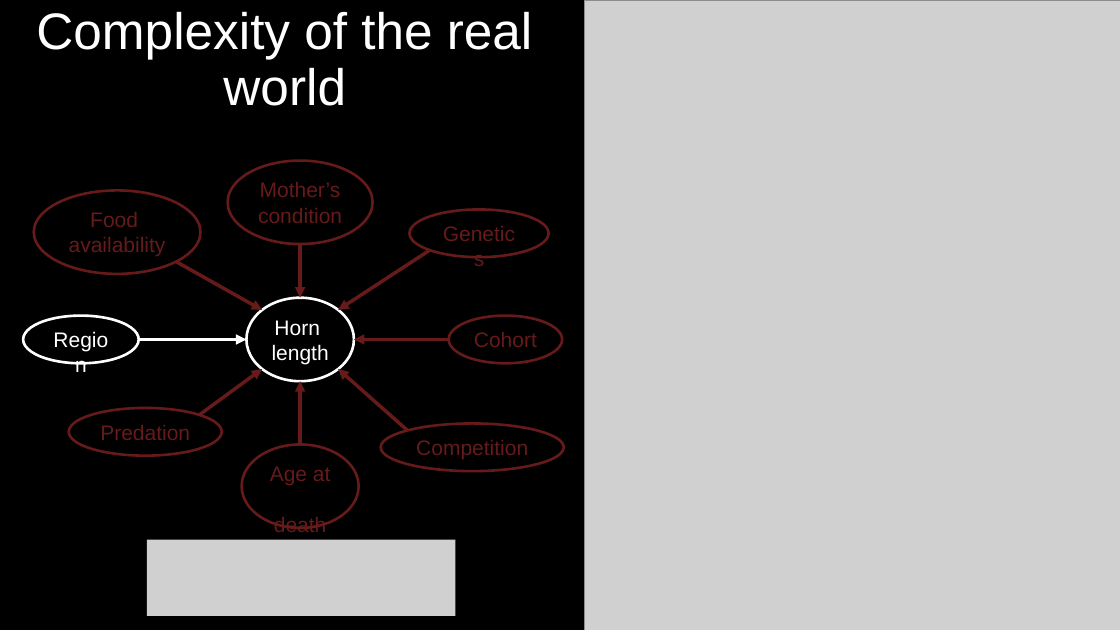
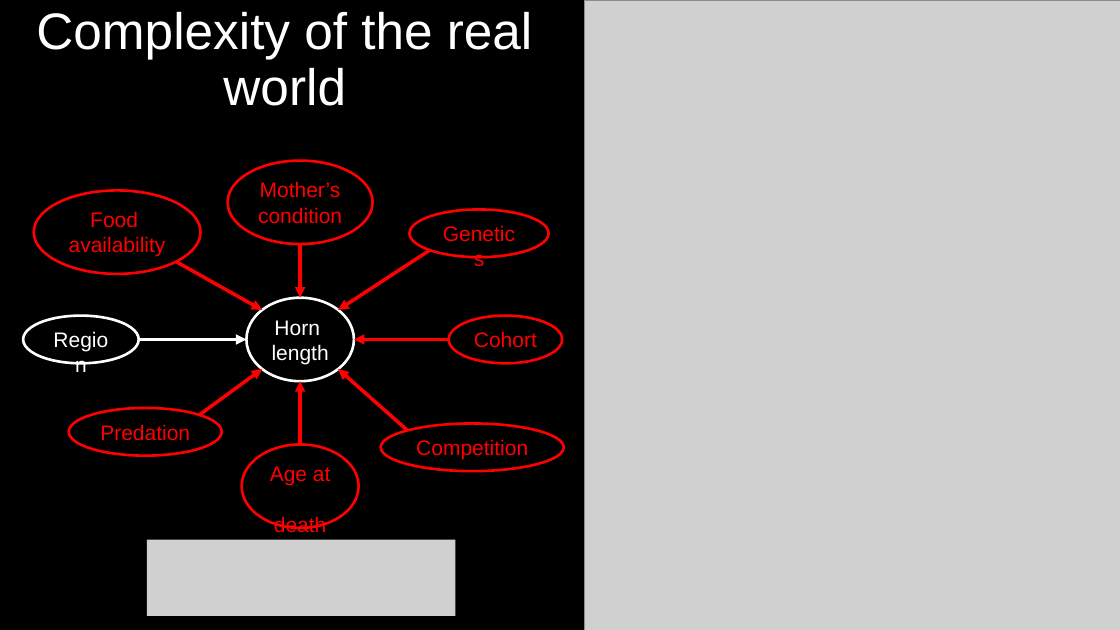
Before and after one commit to DeonRoos/stats-for-biologists, a slide deck: slide 4 of Lecture 9 - Multivariate LM/Slides/Lecutre 7.1 Multiple LM theory.pptx. Drawn at 1120x630 pixels with LibreOffice and Linux fonts; fonts in the diff are those of the drawing; grey boxes stand for pictures. Boxes give left, top, right and bottom in pixels: in the first picture for what was removed or moved away, otherwise in the second. Text is boxed around its words. In the diff, an @@ line names an element or a change of style, - is before the commit and + after.

```diff
--- a/Lecture 9 - Multivariate LM/Slides/Lecutre 7.1 Multiple LM theory.pptx
+++ b/Lecture 9 - Multivariate LM/Slides/Lecutre 7.1 Multiple LM theory.pptx
@@ arrow (176, 261) - (262, 310): stroke #661A1A 3 pt to #FF0000 3 pt @@
@@ arrow (300, 245) - (300, 297): stroke #661A1A 3 pt to #FF0000 3 pt @@
@@ arrow (430, 250) - (339, 310): stroke #661A1A 3 pt to #FF0000 3 pt @@
@@ arrow (449, 339) - (354, 339): stroke #661A1A 3 pt to #FF0000 3 pt @@
@@ arrow (199, 415) - (262, 369): stroke #661A1A 3 pt to #FF0000 3 pt @@
@@ arrow (300, 444) - (300, 381): stroke #661A1A 3 pt to #FF0000 3 pt @@
@@ arrow (408, 430) - (339, 369): stroke #661A1A 3 pt to #FF0000 3 pt @@
@@ text colour #661A1A to #FF0000; outline #661A1A 2.25 pt to #FF0000 2.25 pt in 7 elements at <box>449,316,562,364</box>, <box>409,209,549,257</box>, <box>228,160,373,244</box>, <box>34,191,200,274</box>, <box>69,408,222,456</box>, <box>242,444,359,528</box>, <box>381,423,564,471</box> @@
```
Also in this commit, not shown: 6 other slides changed, 11 slides added, 2 slides removed, 9 other files.
